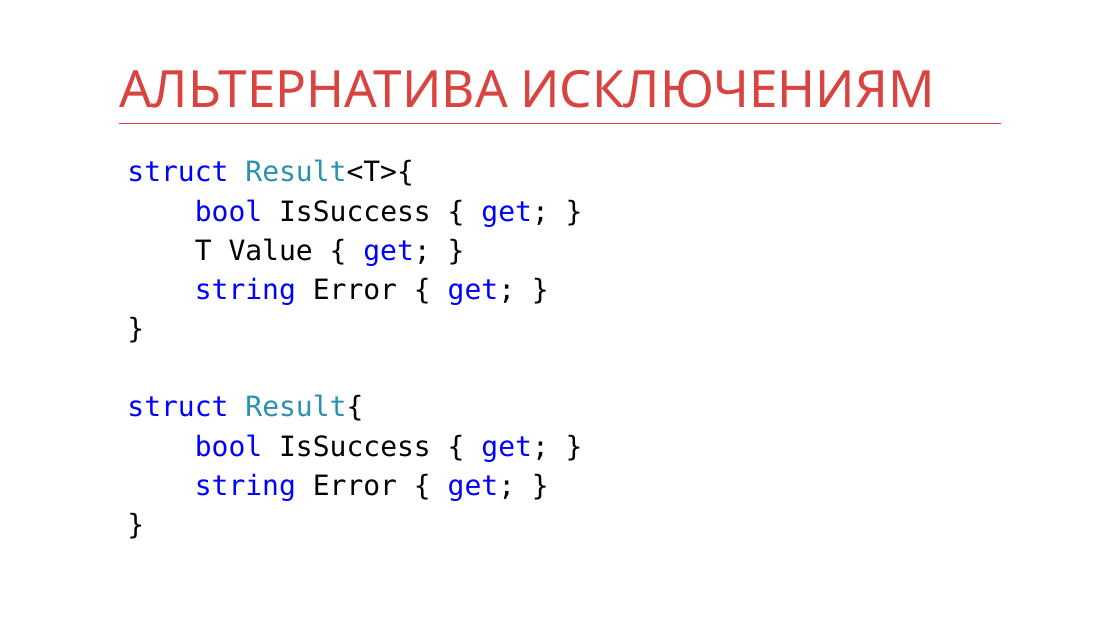
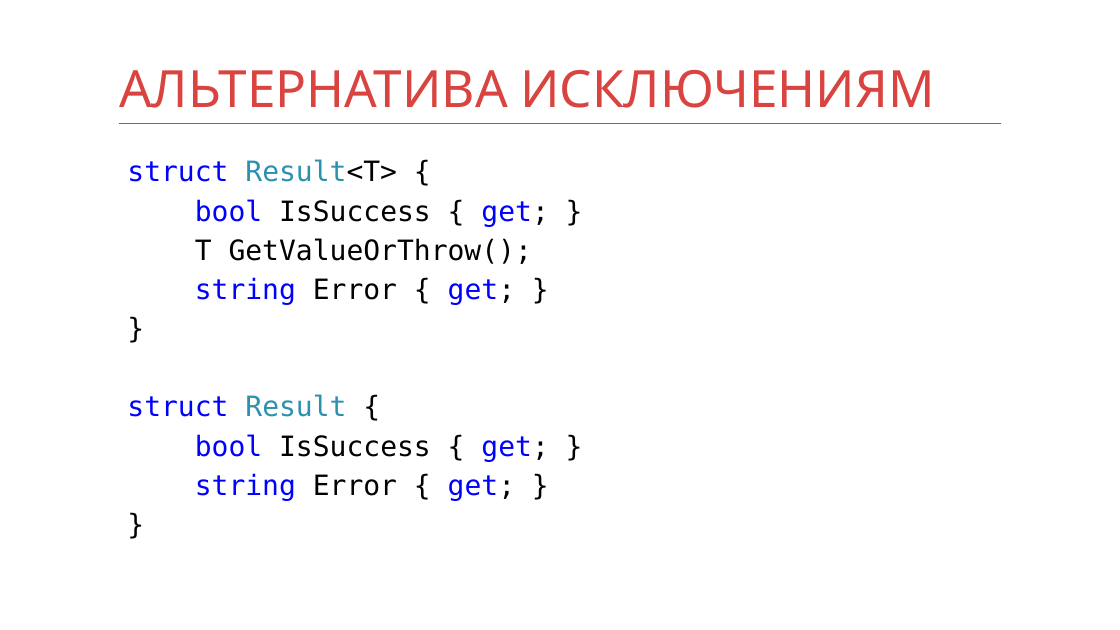
Before and after one commit to kontur-courses/fp, a slide deck: slide 29 of fp3.pptx. Drawn at 1120x630 pixels with LibreOffice and Linux fonts; fonts in the diff are those of the drawing. Boxes give left, top, right and bottom in pixels: in the first picture for what was removed or moved away, otherwise in the second. Text is boxed around its words. In the diff, an @@ line names an element or a change of style, - is before the commit and + after.

```diff
--- a/fp3.pptx
+++ b/fp3.pptx
@@ text at (x1=127, y1=159, x2=397, y2=182): spaces changed @@
-struct Result<T>{
+struct Result<T> {
@@ text at (x1=195, y1=238, x2=532, y2=264): text changed @@
-T Value { get; }
+T GetValueOrThrow();
@@ text at (x1=127, y1=394, x2=346, y2=417): spaces changed @@
-struct Result{
+struct Result {
```
Also in this commit, not shown: 10 other slides changed.
